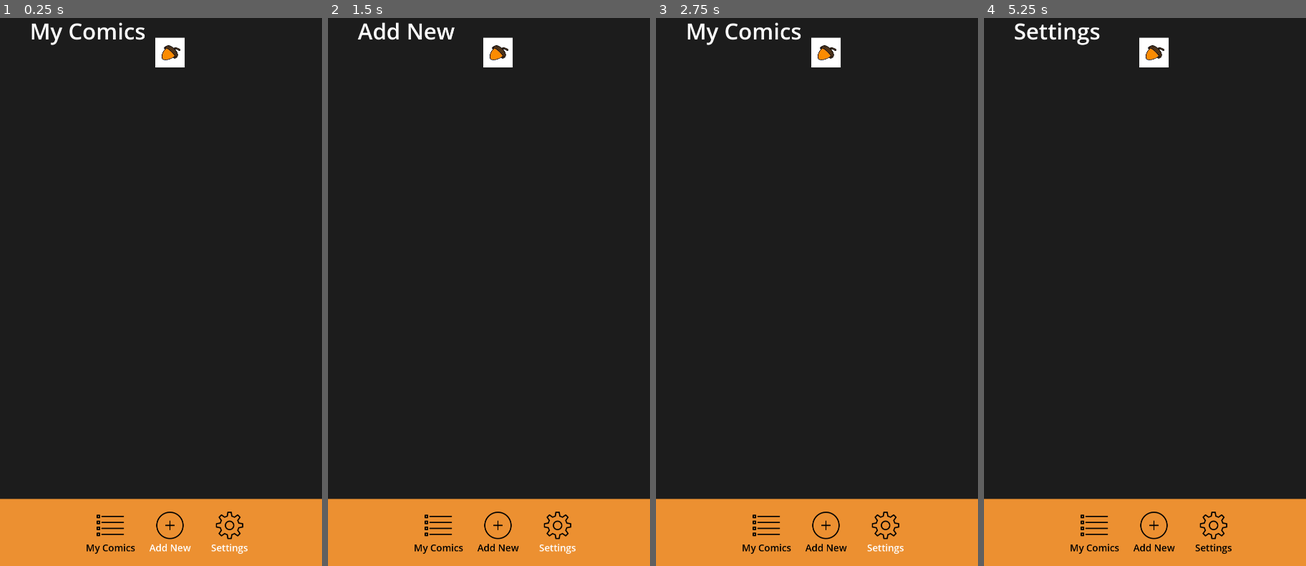
Above: before the commit, frames 1-4 (left to right).
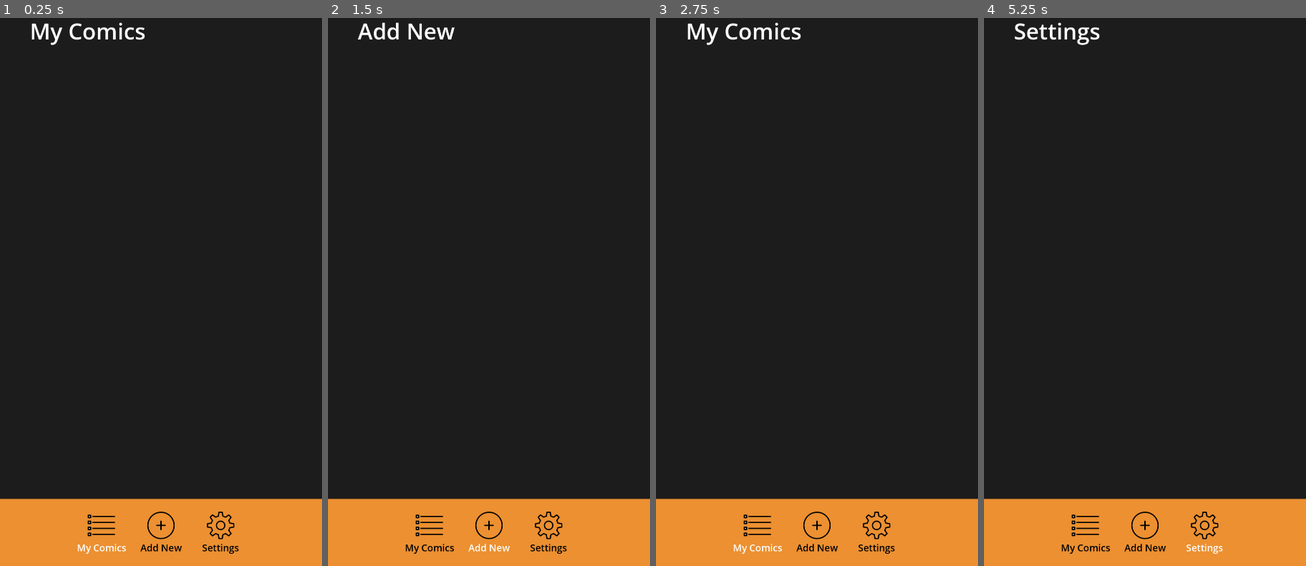
Above: after the commit, the same moments.

Repository: cyschneck/comic-canopy
Game: Godot game, scene res://scenes/menu.tscn
Two runs of this game, one before a commit and one after it. Both use one fixed random seed, a clock stepped at 60 frames per second and the inputs below.
Inputs:
- Up to frame 1 (0.25 s): no input
- Up to frame 2 (1.5 s): click "Add New" at 0.5 s; click "Add New" at 1.25 s
- Up to frame 3 (2.75 s): click "My Comics" at 2 s
- Up to frame 4 (5.25 s): click "My Comics" at 2.75 s; click "My Comics" at 3.5 s; click "Add New" at 4.25 s; click "Settings" at 5 s

The runs differ from the first frame. In frame 1, 1.4% of the frame differs, in the area x 24-77%, y 3-98%; in frame 2, 1.4%; in frame 3, 1.4%; in frame 4, 1.4%.

Commit message:
highlight selected button

Diff:
--- a/comic-canopy/scenes/menu.tscn
+++ b/comic-canopy/scenes/menu.tscn
@@ -1,8 +1,7 @@
-[gd_scene load_steps=14 format=3 uid="uid://dchw2tg4juqnw"]
+[gd_scene load_steps=13 format=3 uid="uid://dchw2tg4juqnw"]
 
 [ext_resource type="PackedScene" uid="uid://xjt5ucf5m4x7" path="res://scenes/tab.tscn" id="1_3sr0o"]
-[ext_resource type="Script" path="res://scenes/bottom_toolbar.gd" id="1_et7sx"]
-[ext_resource type="Texture2D" uid="uid://cqgq3hiqqhbef" path="res://assets/sprites/cc_logo.jpg" id="1_k5f3a"]
+[ext_resource type="Script" path="res://scripts/bottom_toolbar.gd" id="1_et7sx"]
 [ext_resource type="Texture2D" uid="uid://d1a6qsriwpnmg" path="res://assets/sprites/add.png" id="3_3faw0"]
 [ext_resource type="Texture2D" uid="uid://vx632jlmq0nl" path="res://assets/sprites/settings.png" id="4_humb4"]
 
@@ -71,16 +70,7 @@
 grow_vertical = 2
 theme_override_constants/margin_left = 100
 theme_override_constants/margin_top = 150
-theme_override_constants/margin_right = 40
-theme_override_constants/margin_bottom = 0
-
-[node name="TextureRect" type="TextureRect" parent="base_menu/MarginContainer"]
-custom_minimum_size = Vector2(100, 100)
-layout_mode = 2
-size_flags_horizontal = 4
-size_flags_vertical = 0
-texture = ExtResource("1_k5f3a")
-expand_mode = 1
+theme_override_constants/margin_right = 100
 
 [node name="BottomToolbar" type="Control" parent="base_menu/MarginContainer"]
 layout_mode = 2
@@ -112,6 +102,7 @@
 
 [node name="AddNewTab" type="PanelContainer" parent="base_menu/MarginContainer/BottomToolbar/PanelContainer"]
 unique_name_in_owner = true
+visible = false
 layout_mode = 2
 theme_override_styles/panel = SubResource("StyleBoxEmpty_fm4fv")
 
@@ -124,6 +115,7 @@
 
 [node name="SettingsTab" type="PanelContainer" parent="base_menu/MarginContainer/BottomToolbar/PanelContainer"]
 unique_name_in_owner = true
+visible = false
 layout_mode = 2
 theme_override_styles/panel = SubResource("StyleBoxEmpty_qntgb")
 
--- a/comic-canopy/scenes/bottom_toolbar.gd
+++ b/comic-canopy/scripts/bottom_toolbar.gd
@@ -23,20 +23,22 @@
 		"add_new_touch": on_tab_pressed(add_new_button)
 		"settings_touch": on_tab_pressed(settings_button)
 
-func on_tab_pressed(button) -> void:
-	for other_button in button.get_button_group().get_buttons():
-			# set all buttons to WHITE
-			other_button.modulate = Color.WHITE
-	# set selected button to BLACK
-	button.modulate = Color.BLACK # selected button set color
+func on_tab_pressed(selected_button) -> void:
+	# unselected buttons set to BLACK
+	my_comics_button.modulate = Color.BLACK
+	add_new_button.modulate = Color.BLACK
+	settings_button.modulate = Color.BLACK
 
-	# set ALL panels visible to false
+	# select button to WHITE
+	selected_button.modulate = Color.WHITE
+
+	# set ALL panels visibilty to false
 	my_comics_tab.visible = false
 	add_new_tab.visible = false
 	settings_tab.visible = false
 
 	# set seleted button's panel to true
-	match button.name:
+	match selected_button.name:
 		"MyComicsButton": my_comics_tab.visible = true
 		"AddNewButton": add_new_tab.visible = true
 		"SettingsButton": settings_tab.visible = true
Binary file removed: comic-canopy/assets/sprites/cc_logo.jpg
Not shown, removed: comic-canopy/assets/sprites/cc_logo.jpg.import
Not shown: 4 places in comic-canopy/scenes/menu.tscn that only renumber resources
